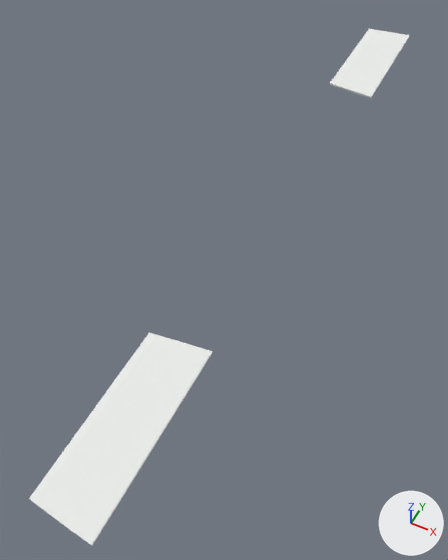
The glTF model frontend/public/models/CONTROL__MECHANICAL STEERING__STEERING SHELVES__P&S rudder shelf.glb as it was, and as the next commit left it.
The view is the same before and after, from a 50 mm lens placed at (-9.28, -3.62, 4.41), pointed at (-10.75, -0.68, 0.73). Every picture has the same lights, and +X, +Y and +Z are marked at lower right. The picture after the commit comes second. Where no turn or scale is listed for an object, it has been applied to the vertices.
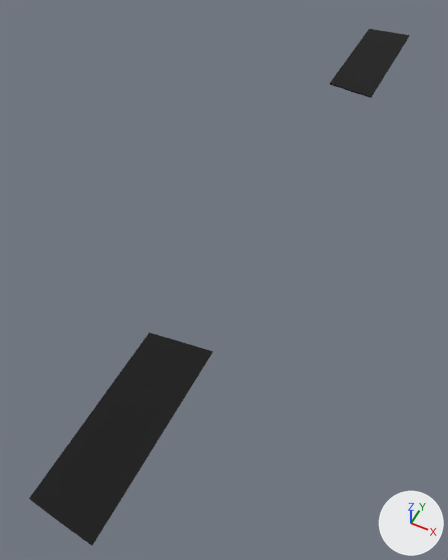
Changed parts and their boxes (x1, y1, x2, y2) in the pictures (448 x 560 px):
'Mesh_1', recoloured (white to black)
    both: (29, 333, 213, 546)
'Mesh_0', recoloured (white to black)
    both: (330, 29, 410, 98)

The edits, one by one:
Material 'Carbon fiber plywood sandwich' (mat_carbon_fiber_plywood_sandwich) is new.
Its base color is (0.00552, 0.00552, 0.00552) (black #111111).
Its roughness is 0.98.
me_mesh_0 has 67 vertices, 130 faces and spans x -10.786..-10.354, y 1.619..2.953, z 1.192..1.204.
me_mesh_0 no longer uses material mat_composite_sandwich (white #edeeec).
me_mesh_0 gains material mat_carbon_fiber_plywood_sandwich (black #111111).
me_mesh_1 has 36 vertices, 54 faces and spans x -10.786..-10.354, y -2.945..-1.627, z 1.192..1.204.
me_mesh_1 no longer uses material mat_composite_sandwich (white #edeeec).
me_mesh_1 gains material mat_carbon_fiber_plywood_sandwich (black #111111).
